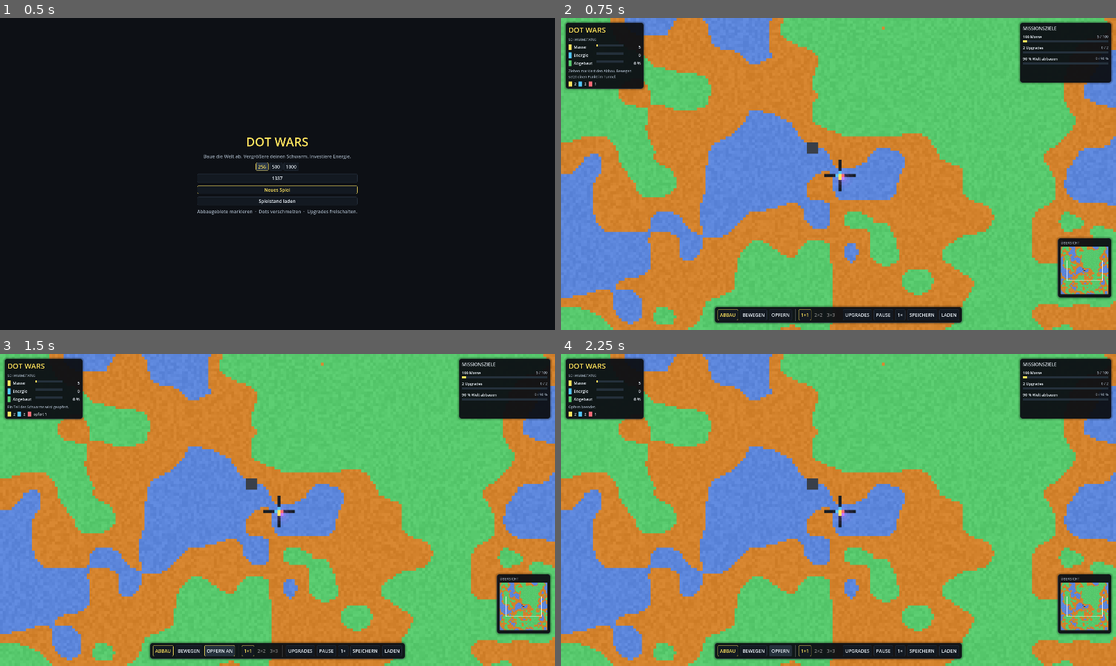
Above: before the commit, frames 1-4 (two rows, left to right).
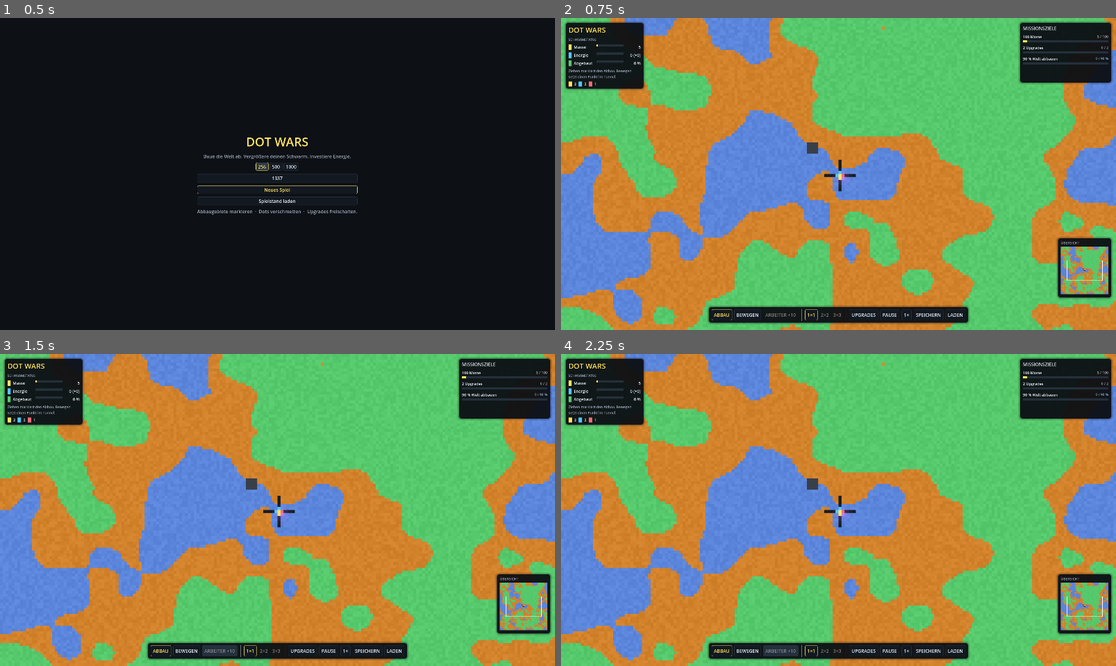
Above: after the commit, the same moments.

Repository: matthias007267/Dot-Wars
Game: Godot game, scene res://scenes/main.tscn
The game is run twice, just before and just after one commit, with the same random seed, the same clock (stepped at 60 frames per second) and the same inputs.
Inputs (mouse positions are in pixels of both pictures, inside the frame that each line leads up to):
- Up to frame 1 (0.5 s): no input
- Up to frame 2 (0.75 s): click "Neues Spiel" at 0.5 s
- Up to frame 3 (1.5 s): click (222, 650) at 1.25 s, where only the run before the commit has a clickable "OPFERN"
- Up to frame 4 (2.25 s): click (783, 650) at 2 s, where only the run before the commit has a clickable "OPFERN AN"

Frame 1 is identical in both runs. In frame 2, 0.5% of the frame differs, in the area x 12-74%, y 11-98%; in frame 3, 1.0%; in frame 4, 1.1%, in the area x 0-74%, y 11-98%.

Commit message:
ui: replace sacrifice action with recruit worker and in-transit energy

Diff:
--- a/src/ui/game_hud.gd
+++ b/src/ui/game_hud.gd
@@ -31,7 +31,7 @@
 var _message: Label
 var _mine_button: Button
 var _move_button: Button
-var _sacrifice_button: Button
+var _buy_worker_button: Button
 var _pause_button: Button
 var _speed_button: Button
 var _swarm_ids: Array[int] = []
@@ -43,7 +43,6 @@
 
 var _last_mode_style := -1
 var _last_size_style := -1
-var _last_sacrifice_style := false
 var _last_mine_area := Rect2i()
 
 
@@ -102,32 +101,12 @@
 	return issued
 
 
-func toggle_sacrifice() -> bool:
-	if sim == null:
-		return false
-	# Der letzte aktive Quoten-Slot übernimmt intern den Opferauftrag.
-	# Die übrigen Gruppen behalten ihre Abbauaufträge.
-	var group_id := _sacrifice_group()
-	if group_id < 0:
-		_notice("Keine Opfergruppe verfügbar.")
-		return false
-	var active := sim.sacrifice_on[group_id] == 1
-	if active:
-		sim.set_sacrifice(group_id, false)
-		sim.clear_move_goal(group_id)
-		if _last_mine_area.has_area():
-			sim.clear_area(group_id)
-			sim.assign_area(group_id, _last_mine_area)
-		_notice("Opfern beendet.")
+func _buy_worker() -> void:
+	if sim.buy_worker():
+		_notice("Arbeiter gekauft. Er startet am Energiekern.")
 	else:
-		# Andernfalls konkurrieren Abbaufront und Opferloch in der Zielsuche.
-		if not sim.set_sacrifice(group_id, true):
-			_notice("Opferloch nicht erreichbar.")
-			return false
-		sim.clear_area(group_id)
-		_notice("Ein Teil des Schwarms wird geopfert.")
-	refresh()
-	return true
+		_notice("Zu wenig Energie oder kein freier Starttunnel.")
+	refresh()
 
 
 func set_size_all(unit_size: int) -> bool:
@@ -153,7 +132,7 @@
 	var percent := clampi(int(round(mined * 100.0)), 0, 100)
 
 	_mass_value.text = str(mass)
-	_energy_value.text = str(energy)
+	_energy_value.text = "%d (+%d)" % [energy, sim.energy_dots.pending()]
 	_mined_value.text = "%d %%" % percent
 	_mass_bar.value = minf(100.0, float(mass))
 	_energy_bar.value = minf(250.0, float(energy))
@@ -168,7 +147,7 @@
 	_victory.visible = sim.won
 	_pause_button.text = "WEITER" if clock.paused else "PAUSE"
 	_speed_button.text = "%d×" % clock.speed
-	_sacrifice_button.text = "OPFERN AN" if _is_sacrificing() else "OPFERN"
+	_buy_worker_button.disabled = sim.upgrades.energy < Simulation.WORKER_COST
 	_refresh_swarm()
 
 	_refresh_selection()
@@ -242,8 +221,8 @@
 	_mine_button.tooltip_text = "Rechteck auf die Welt ziehen, um Material abzubauen."
 	_move_button = _button(buttons, "BEWEGEN", func() -> void: _set_mode(Command.MOVE))
 	_move_button.tooltip_text = "Auf einen freien Tunnel klicken, um den Schwarm zu bewegen."
-	_sacrifice_button = _button(buttons, "OPFERN", toggle_sacrifice)
-	_sacrifice_button.tooltip_text = "Eine interne Teilgruppe zum Opferloch schicken. Erneut klicken zum Stoppen."
+	_buy_worker_button = _button(buttons, "ARBEITER +10", _buy_worker)
+	_buy_worker_button.tooltip_text = "Kauft einen Arbeiter für 10 Energie. Start am Energiekern."
 
 	_divider(buttons)
 	for size in [1, 2, 3]:
@@ -407,22 +386,9 @@
 
 
 func _available_for_work(group_id: int) -> bool:
-	return _has_presence(group_id) and sim.sacrifice_on[group_id] == 0
-
-
-func _sacrifice_group() -> int:
-	var found := -1
-	for group_id in sim.group_open.size():
-		if sim.group_open[group_id] == 1 and (
-			sim.quotas[group_id] > 0 or sim.workers.group_mass[group_id] > 0
-		):
-			found = group_id
-	return found
-
-
-func _is_sacrificing() -> bool:
-	var group_id := _sacrifice_group()
-	return group_id >= 0 and sim.sacrifice_on[group_id] == 1
+	return _has_presence(group_id)
+
+
 
 
 func _set_mode(next: int) -> void:
@@ -498,11 +464,6 @@
 		UiTheme.style_button(_move_button, command_mode == Command.MOVE)
 		_last_mode_style = command_mode
 
-	var sacrificing := _is_sacrificing()
-	if sacrificing != _last_sacrifice_style:
-		UiTheme.style_button(_sacrifice_button, sacrificing)
-		_last_sacrifice_style = sacrificing
-
 	var unit_size := 1
 	for group_id in sim.group_open.size():
 		if _available_for_work(group_id):
@@ -540,10 +501,7 @@
 	for index in _swarm_ids.size():
 		var group_id := _swarm_ids[index]
 		var mass := sim.workers.group_mass[group_id]
-		if sim.sacrifice_on[group_id] == 1:
-			_swarm_labels[index].text = "opfert %d" % mass
-		else:
-			_swarm_labels[index].text = str(mass)
+		_swarm_labels[index].text = str(mass)
 
 
 func _notice(message: String) -> void:
